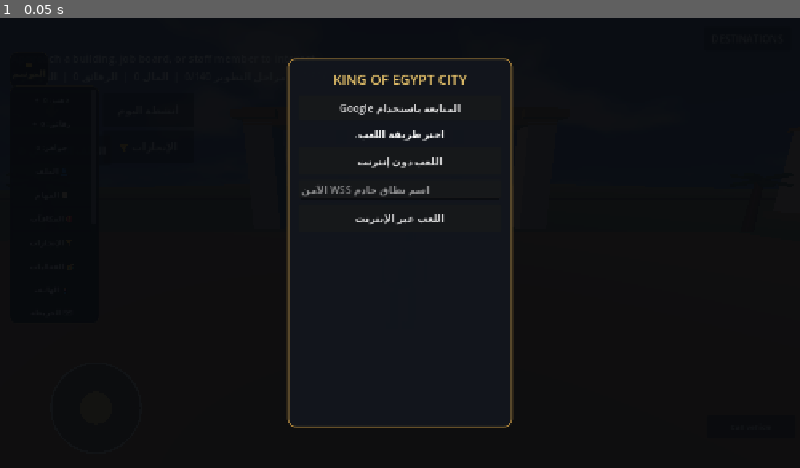
Above: before the commit, frame 1.
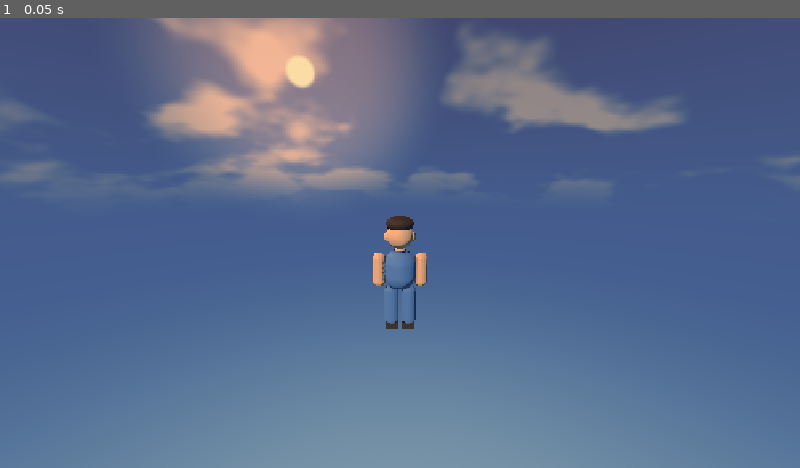
Above: after the commit, the same moment.

Repository: gamalalaraby1988-dotcom/King-Egypt-
Game: Godot game, scene res://scenes/main.tscn
Two runs of this game, one before a commit and one after it. Both use one fixed random seed, a clock stepped at 60 frames per second and the inputs below.
Inputs:
- Up to frame 1 (0.05 s): no input

The runs differ from the first frame. In frame 1, 100% of the frame differs, in the area x 0-100%, y 0-100%.
Error after the commit: Parse Error: Function "_request_walk_progress()" not found in base self. (res://scripts/authoritative_game_server.gd:305)

Commit message:
Measure Online walking distance on the authoritative server

Diff:
--- a/scripts/authoritative_game_server.gd
+++ b/scripts/authoritative_game_server.gd
@@ -33,6 +33,7 @@
 var _server_peer: WebSocketMultiplayerPeer
 var _sessions: Dictionary = {}
 var _auth_requests: Dictionary = {}
+var _walk_progress_requests: Dictionary = {}
 var _pending_mission_progress_lookups: Dictionary = {}
 var _is_dedicated_server := false
 var _input_sequence := 0
@@ -184,11 +185,24 @@
 		"active_job": {},
 		"completed_jobs": {},
 		"active_mission": {},
-		"completed_missions": {}
+		"completed_missions": {},
+		"walk_distance_meters": 0.0,
+		"walk_pending_meters": 0.0,
+		"walk_progress_ready": false,
+		"walk_request_active": false,
+		"walk_retry_after_usec": 0,
+		"walk_pending_event_id": "",
+		"walk_pending_event_meters": 0.0,
+		"walk_pending_event_issued_at": 0,
+		"walk_pending_event_expires_at": 0
 	}
 
 
 func _on_peer_disconnected(peer_id: int) -> void:
+	var walk_request := _walk_progress_requests.get(peer_id) as HTTPRequest
+	if is_instance_valid(walk_request):
+		walk_request.queue_free()
+	_walk_progress_requests.erase(peer_id)
 	var pending_lookup := _pending_mission_progress_lookups.get(peer_id, {}) as Dictionary
 	var pending_request := pending_lookup.get("request") as HTTPRequest
 	if is_instance_valid(pending_request):
@@ -288,6 +302,7 @@
 	_sessions[peer_id]["user_id"] = user_id
 	_sessions[peer_id]["body"] = body_node
 	_sessions[peer_id]["last_auth_usec"] = Time.get_ticks_usec()
+	_request_walk_progress(peer_id, "lookup")
 	rpc_id(peer_id, "receive_authentication_result", true, "تم التحقق من حساب اللاعب.")
 	print("Authenticated game peer %d." % peer_id)
 
@@ -1316,6 +1331,10 @@
 		if not is_instance_valid(body):
 			continue
 		var current_position := body.global_position
+		var movement_start_position := current_position
+		var was_grounded := body.is_on_floor()
+		if not bool(session.get("walk_progress_ready", false)) and not bool(session.get("walk_request_active", false)) and now_usec >= int(session.get("walk_retry_after_usec", 0)):
+			_request_walk_progress(peer_id, "lookup")
 		var outside_city := absf(current_position.x) > 155.0 or current_position.z < -340.0 or current_position.z > 180.0
 		if current_position.y < -3.0 or outside_city:
 			var safe_position: Vector3 = session.get("last_safe_position", SPAWN_POSITION)
@@ -1348,6 +1367,13 @@
 		body.move_and_slide()
 		if direction.length() > 0.1:
 			body.rotation.y = atan2(direction.x, direction.z)
+		if bool(session.get("walk_progress_ready", false)) and was_grounded and body.is_on_floor() and direction.length() > 0.1 and not outside_city:
+			var verified_step := Vector2(body.global_position.x - movement_start_position.x, body.global_position.z - movement_start_position.z).length()
+			var maximum_step := RUN_SPEED * safe_delta + 0.12
+			if is_finite(verified_step) and verified_step > 0.0 and verified_step <= maximum_step:
+				session["walk_pending_meters"] = float(session.get("walk_pending_meters", 0.0)) + verified_step
+		if float(session.get("walk_pending_meters", 0.0)) >= 5.0 and not bool(session.get("walk_request_active", false)) and now_usec >= int(session.get("walk_retry_after_usec", 0)):
+			_request_walk_progress(peer_id, "record")
 		session["velocity"] = body.velocity
 		session = _evaluate_server_objective_zones(peer_id, session, body)
 		var active_job: Dictionary = session.get("active_job", {})
